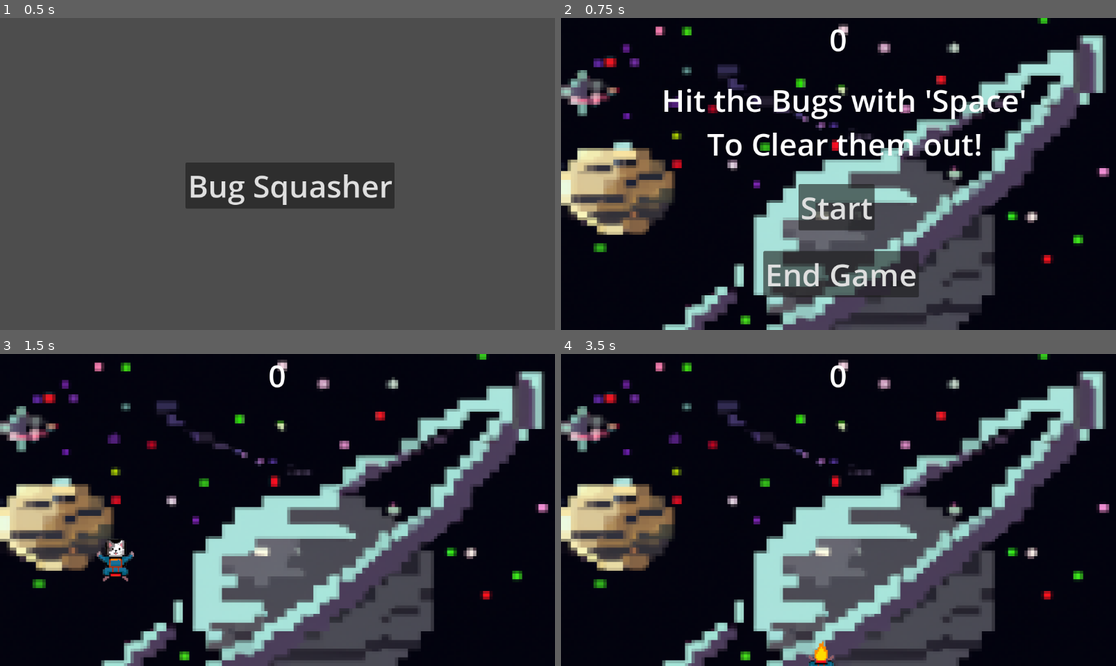
Above: before the commit, frames 1-4 (two rows, left to right).
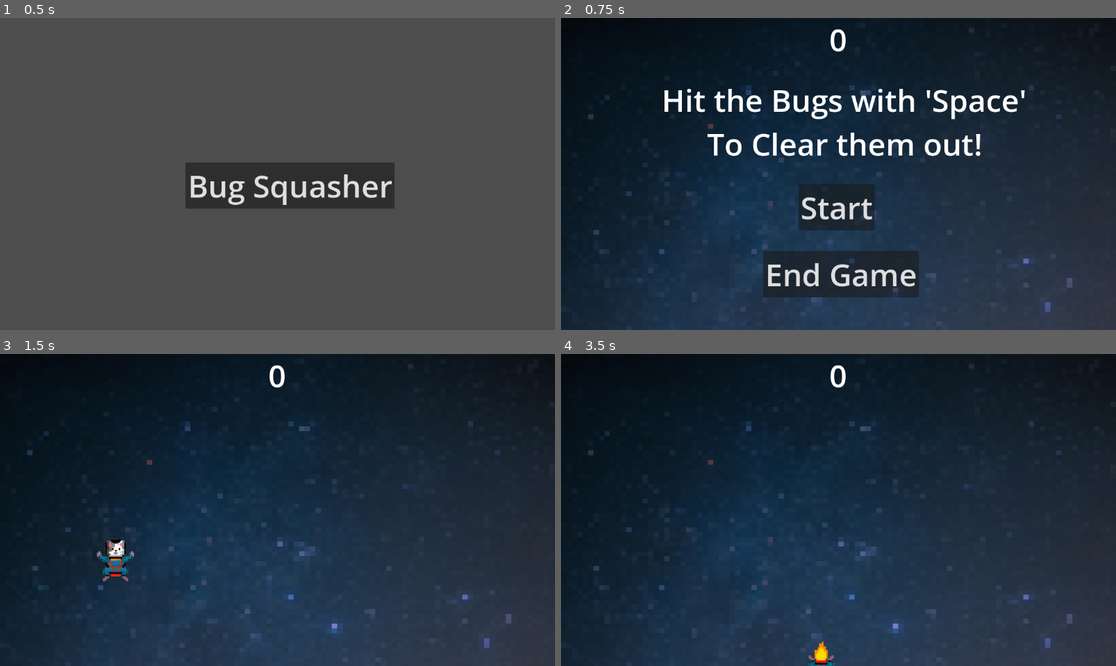
Above: after the commit, the same moments.

Repository: Josh40AU/SpaceCatParty
Game: Godot game, scene res://game_selection.tscn
Two runs of this game, one before a commit and one after it. Both use one fixed random seed, a clock stepped at 60 frames per second and the inputs below. Sound files missing from this copy of the repository are replaced by a short silence.
Inputs:
- Up to frame 1 (0.5 s): no input
- Up to frame 2 (0.75 s): click "Bug Squasher" at 0.5 s
- Up to frame 3 (1.5 s): click "Start" at 1.25 s
- Up to frame 4 (3.5 s): tap Enter at 2 s; hold D (move_right) 2.03-2.78 s; tap Space (player_action) at 2.1, 2.85 s; hold S (move_down) from 2.78 s (still down)

Frame 1 is identical in both runs. In frame 2, 77% of the frame differs, in the area x 0-100%, y 0-100%; in frame 3, 82%; in frame 4, 82%.

Commit message:
swapped out background revamped the sound effects. made the business person spawn bugs

Diff:
--- a/levels/bug_squasher/bug_squasher.gd
+++ b/levels/bug_squasher/bug_squasher.gd
@@ -5,7 +5,7 @@
 @export var coffee_scene: PackedScene
 @export var business_person_scene: PackedScene
 var score
-var _game_running = false
+
 
 # Called every frame. 'delta' is the elapsed time since the previous frame.
 func _process(delta):
@@ -30,7 +30,7 @@
 	$Player.start($StartPosition.position)
 	$StartTimer.start()
 	$HUD.update_score(score)
-	_game_running = true
+
 
 func _on_start_timer_timeout():
 	$BugTimer.start()
@@ -39,25 +39,22 @@
 func _on_end_timer_timeout():
 	$BugTimer.stop()
 	$HUD.show_game_over()
-	_game_running = false
 
 
 func _on_bug_timer_timeout():
+	var mob_spawn_location = get_node("MobPath/MobSpawnLocation")
+	mob_spawn_location.progress_ratio = randf()
+	var position = mob_spawn_location.position
+	var direction = mob_spawn_location.rotation + PI / 2
+	# add some randomness to the direction
+	direction += randf_range(-PI / 4, PI / 4)
+	_spawn_bug(position, direction)
+
+func _spawn_bug(position: Vector2, direction: float):
 	# Create a new instance of the Mob scene.
 	var mob = mob_scene.instantiate()
 
-	# Choose a random location on Path2D.
-	var mob_spawn_location = get_node("MobPath/MobSpawnLocation")
-	mob_spawn_location.progress_ratio = randf()
-
-	# Set the mob's direction perpendicular to the path direction.
-	var direction = mob_spawn_location.rotation + PI / 2
-
-	# Set the mob's position to a random location.
-	mob.position = mob_spawn_location.position
-
-	# Add some randomness to the direction.
-	direction += randf_range(-PI / 4, PI / 4)
+	mob.position = position
 	mob.rotation = direction + ( PI / 2)
 
 	# Choose the velocity for the mob.
@@ -82,10 +79,11 @@
 			"Coffee":
 				$sound_effect.stream = load("res://assets/audio/drink.wav")
 				$sound_effect.play()
-				body.player_interaction()
 				$Player.power_up("IncreaseSpeed")
 			"BusinessPerson":
-				$Player.power_up("DecreaseSpeed")
+				$sound_effect.stream = load("res://assets/audio/hang_up.wav")
+				$sound_effect.play()
+				_business_person_bug_spawn(body.position)
 			"Bug":
 				score += 1
 				$HUD.update_score(score)
@@ -93,6 +91,17 @@
 				$sound_effect.play()
 		remove_child(body)
 
+func _business_person_bug_spawn(location: Vector2):
+	var bug_number = randi_range(3, 8)
+	for i in bug_number:
+		var direction = randf_range(0, 2 * PI)
+		var random_position_offset = Vector2(randi_range(5, 10), randi_range(5, 10))
+		_spawn_bug(location + random_position_offset, direction)
+
+func _business_person_missed():
+	$Player.power_up("DecreaseSpeed")
+	$sound_effect.stream = load("res://assets/audio/dial_tone.wav")
+	$sound_effect.play()
 
 func _on_hud_start_game():
 	new_game()
@@ -105,8 +114,7 @@
 func _on_power_up_timer_timeout():
 	if $BugTimer.is_stopped():
 		return
-	var random = randi_range(0, 3)
-	print(random)
+	var random = 3 #randi_range(0, 3)
 	if random == 2:
 		var coffee = coffee_scene.instantiate()
 		coffee.position = _get_random_position()
@@ -115,4 +123,7 @@
 		var business = business_person_scene.instantiate()
 		business.position = _get_random_position()
 		add_child(business)
+		business.time_expired.connect(_business_person_missed)
+		$sound_effect.stream = load("res://assets/audio/phone_ring.wav")
+		$sound_effect.play()
 	pass # Replace with function body.
Binary file changed: assets/art/background.png
Not shown, added: assets/audio/dial_tone.wav.import
Not shown, added: assets/audio/hang_up.wav.import
Not shown, added: assets/audio/phone_ring.wav.import
Not shown, added: assets/audio/dial_tone.wav
Not shown, added: assets/audio/hang_up.wav
Not shown, added: assets/audio/phone_ring.wav
